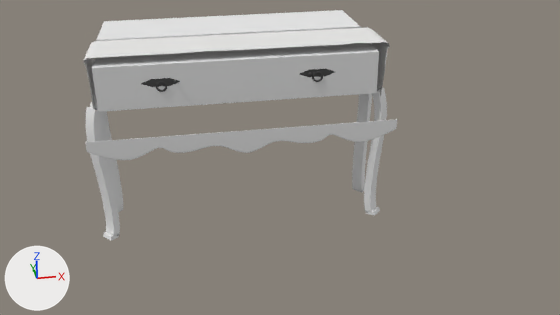
Before and after pictures for a commit that changed the Blender file Assets/models/house/floor02/back_hall/dresser02.blend.
The view is the same before and after, from the file's camera 'Camera'. Arrows for +X, +Y and +Z are at lower left; the lights stay in place.

Objects in the first picture: 'base', 'cloth', 'drawer_hardware.000', 'drawer_hardware.001', 'drawer_left', 'drawer_pull.000', 'drawer_pull.001', 'drawer_right', 'legs', 'molding_bottom_front', 'trim_top.000'.
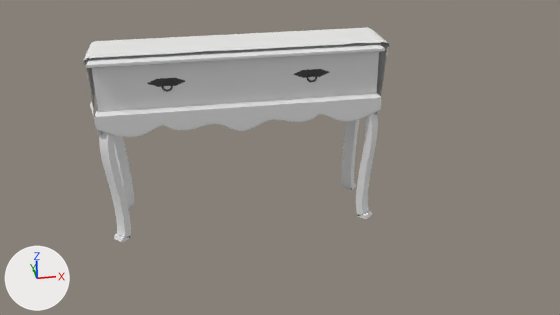
What the commit changed:
me_plane_002 has 176 vertices, 174 faces and spans x 1.297..1.483, y -0.346..-0.16, z -0.736..0.7.
me_plane_002 is used by ob_legs; location (0.0, 0.0, 0.731).
me_plane_002 part 1: the whole mesh is scaled about its middle by (1, 1, 0.885), then moved by (-0.119, -0.062, -0.01).
Object 'drawer_hardware.001' (ob_drawer_hardware_001) moves from (-0.003, -0.368, 1.794) to (0.049, -0.368, 1.794).
Object 'drawer_pull.001' (ob_drawer_pull_001) moves from (0.0, -0.371, 1.636) to (0.052, -0.371, 1.636).
Object 'drawer_pull.000' (ob_drawer_pull_000) moves from (0.0, -0.371, 1.636) to (-0.056, -0.371, 1.636).
Object 'drawer_hardware.000' (ob_drawer_hardware_000) moves from (-0.003, -0.368, 1.794) to (-0.059, -0.368, 1.794).
Object 'molding_bottom_front' (ob_molding_bottom_front) moves from (0.0, -0.74, 1.142) to (0.0, -0.407, 1.216).
Object 'trim_top.000' (ob_trim_top_000) moves from (0.0, 0.0, -1.958) to (0.0, -0.821, -1.965).
Object 'trim_top.001' (ob_trim_top_001) moves from (0.0, 0.73, 1.373) to (0.0, -0.091, 1.377).
Object 'legs' (ob_legs) moves from (0.0, 0.0, 0.731) to (0.0, -0.034, 0.686).

Location of each change, (x1, y1, x2, y2) in pixels of the pictures (560 x 315 px):
'molding_bottom_front', moved: before (85, 119, 397, 160); after (95, 100, 381, 137)
'trim_top.000', moved: before (96, 10, 361, 41); after (86, 43, 385, 68)
'legs', mesh rescaled, moved: before (86, 88, 387, 240); after (99, 112, 378, 242)
'trim_top.001', moved (not visible before): after (94, 93, 381, 119)
'drawer_hardware.001', moved: before (141, 78, 180, 87); after (147, 78, 185, 87)
'drawer_hardware.000', moved: before (300, 68, 335, 77); after (293, 69, 329, 78)
'drawer_pull.001', moved: before (156, 81, 167, 92); after (161, 81, 173, 92)
'drawer_pull.000', moved: before (312, 71, 323, 82); after (306, 72, 317, 82)
